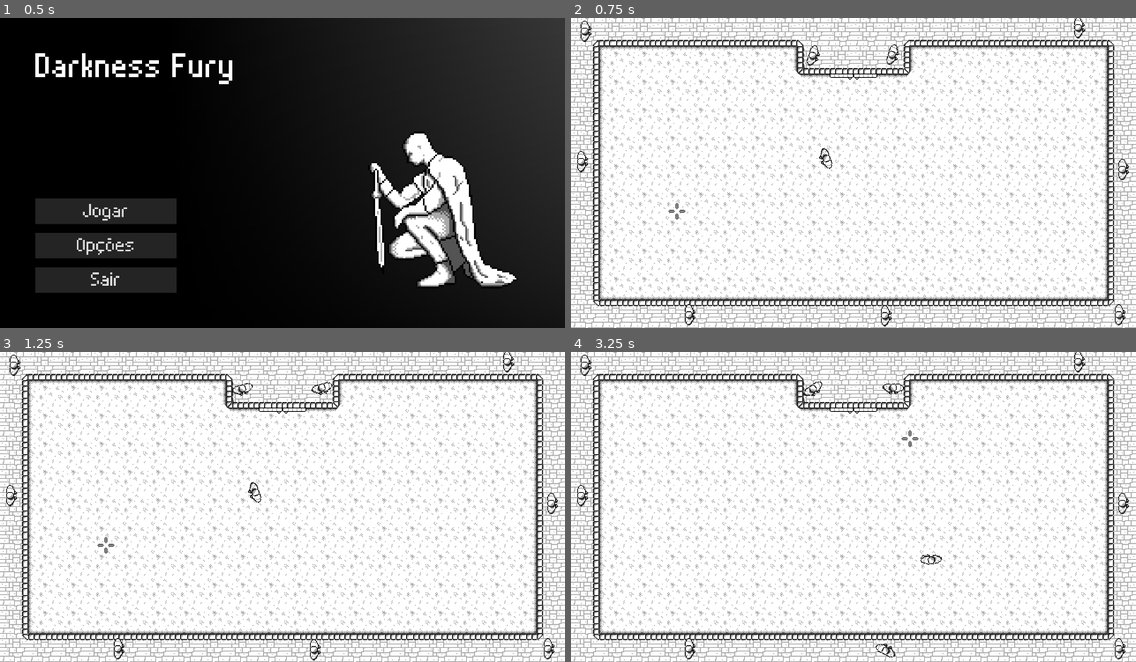
Above: before the commit, frames 1-4 (two rows, left to right).
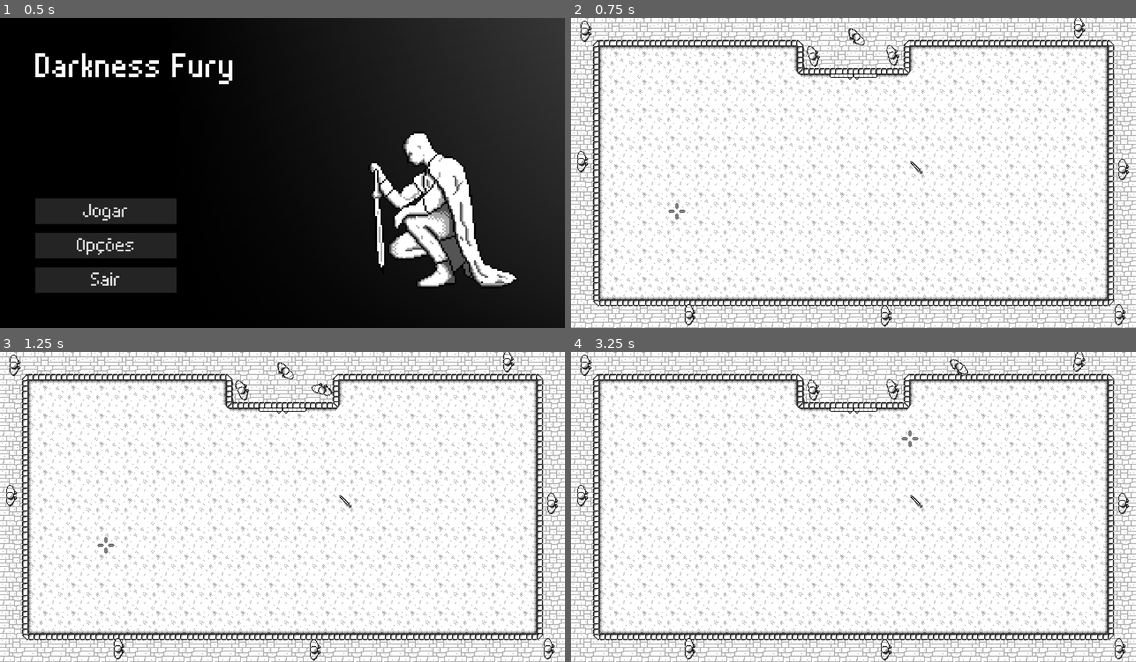
Above: after the commit, the same moments.

Repository: CarlMachado/DarknessFury
Game: Godot game, scene res://scenes/main_menu.tscn
Two runs of this game, one before a commit and one after it. Both use one fixed random seed, a clock stepped at 60 frames per second and the inputs below.
Inputs (mouse positions are in pixels of both pictures, inside the frame that each line leads up to):
- Up to frame 1 (0.5 s): no input
- Up to frame 2 (0.75 s): click "Jogar" at 0.5 s
- Up to frame 3 (1.25 s): no input
- Up to frame 4 (3.25 s): move the mouse to (977, 491) at 1.27 s; hold D (ui_right) 1.28-2.03 s; move the mouse to (740, 522) at 2.02 s; hold S (ui_down) 2.03-2.78 s; move the mouse to (910, 438) at 2.77 s; hold D (ui_right) from 2.78 s (still down)

Frame 1 is identical in both runs. In frame 2, 0.4% of the frame differs, in the area x 41-63%, y 3-51%; in frame 3, 0.4%; in frame 4, 0.6%, in the area x 41-91%, y 0-100%.

Commit message:
corrigido colisão dos tiles

Diff:
--- a/prefabs/player.tscn
+++ b/prefabs/player.tscn
@@ -28,7 +28,9 @@
 "speed": 10.0
 } ]
 
-[node name="player" type="KinematicBody2D"]
+[node name="player" type="KinematicBody2D" groups=[
+"player",
+]]
 script = ExtResource( 1 )
 
 [node name="col_poly" type="CollisionPolygon2D" parent="."]
--- a/prefabs/spear.tscn
+++ /dev/null
@@ -1,29 +0,0 @@
-[gd_scene load_steps=5 format=2]
-
-[ext_resource path="res://sprites/weapon/spear_floor.png" type="Texture" id=1]
-[ext_resource path="res://sprites/weapon/spear_hand.png" type="Texture" id=2]
-
-[sub_resource type="RectangleShape2D" id=1]
-extents = Vector2( 16.1699, 2.9968 )
-
-[sub_resource type="SpriteFrames" id=2]
-animations = [ {
-"frames": [ ExtResource( 1 ) ],
-"loop": true,
-"name": "on_floor",
-"speed": 5.0
-}, {
-"frames": [ ExtResource( 2 ) ],
-"loop": true,
-"name": "hand",
-"speed": 5.0
-} ]
-
-[node name="spear" type="StaticBody2D"]
-
-[node name="col_shape" type="CollisionShape2D" parent="."]
-shape = SubResource( 1 )
-
-[node name="sprite" type="AnimatedSprite" parent="."]
-frames = SubResource( 2 )
-animation = "on_floor"
--- /dev/null
+++ b/prefabs/spear_floor.tscn
@@ -0,0 +1,18 @@
+[gd_scene load_steps=4 format=2]
+
+[ext_resource path="res://scripts/spear_floor.gd" type="Script" id=1]
+[ext_resource path="res://sprites/weapon/spear_floor.png" type="Texture" id=2]
+
+[sub_resource type="RectangleShape2D" id=1]
+extents = Vector2( 8.99158, 3.02806 )
+
+[node name="spear_floor" type="Area2D"]
+script = ExtResource( 1 )
+
+[node name="col_shape" type="CollisionShape2D" parent="."]
+position = Vector2( 6, 0 )
+shape = SubResource( 1 )
+
+[node name="sprite" type="Sprite" parent="."]
+texture = ExtResource( 2 )
+[connection signal="body_entered" from="." to="." method="_on_spear_body_entered"]
--- a/prefabs/tile_arena.tscn
+++ b/prefabs/tile_arena.tscn
@@ -3,7 +3,7 @@
 [ext_resource path="res://sprites/tileset_arena.png" type="Texture" id=1]
 
 [sub_resource type="ConvexPolygonShape2D" id=1]
-points = PoolVector2Array( 0, 0, 32, 0, 32, 32, 0, 32 )
+points = PoolVector2Array( 0, 24.9555, 2.11493, 25.0489, 7.06852, 30.1894, 7.06852, 32, 0, 32 )
 
 [sub_resource type="ConvexPolygonShape2D" id=2]
 points = PoolVector2Array( 0, 2.96747, 0, 0, 32, 0, 25.8945, 3.86472, 7.05222, 3.97688, 4.92123, 5.9957, 3.12674, 5.9957 )
@@ -20,41 +20,41 @@
 [sub_resource type="ConvexPolygonShape2D" id=6]
 points = PoolVector2Array( 21.8636, 0, 32, 0, 27.0041, 0.898941, 27.0041, 20.2459, 28.8734, 21.9283, 28.9669, 23.891, 25.8826, 26.9753, 23.0786, 27.0688, 22.144, 25.8538 )
 
-[sub_resource type="ConvexPolygonShape2D" id=7]
-points = PoolVector2Array( 0, 0, 32, 0, 32, 32, 0, 32 )
-
-[sub_resource type="ConvexPolygonShape2D" id=8]
-points = PoolVector2Array( 0, 0, 32, 0, 32, 32, 0, 32 )
-
-[sub_resource type="ConvexPolygonShape2D" id=9]
-points = PoolVector2Array( 0, 0, 32, 0, 32, 32, 0, 32 )
-
-[sub_resource type="ConvexPolygonShape2D" id=10]
-points = PoolVector2Array( 0, 0, 32, 0, 32, 32, 0, 32 )
-
-[sub_resource type="ConvexPolygonShape2D" id=11]
-points = PoolVector2Array( 0, 0, 32, 0, 32, 32, 0, 32 )
-
-[sub_resource type="ConvexPolygonShape2D" id=12]
-points = PoolVector2Array( 0, 0, 32, 0, 32, 32, 0, 32 )
-
-[sub_resource type="ConvexPolygonShape2D" id=13]
-points = PoolVector2Array( 0, 0, 32, 0, 32, 32, 0, 32 )
-
-[sub_resource type="ConvexPolygonShape2D" id=14]
-points = PoolVector2Array( 0, 0, 32, 0, 32, 32, 0, 32 )
-
-[sub_resource type="ConvexPolygonShape2D" id=15]
-points = PoolVector2Array( 0, 0, 32, 0, 32, 32, 0, 32 )
+[sub_resource type="ConvexPolygonShape2D" id=20]
+points = PoolVector2Array( 24.9628, 1.90271, 24.7759, 0, 32, 0, 32, 6.94975, 30.1033, 7.23015, 27.5798, 4.61316 )
+
+[sub_resource type="ConvexPolygonShape2D" id=21]
+points = PoolVector2Array( 0, 7.18341, 0, 0, 32, 0, 32, 7.18341, 16.3288, 7.18341 )
+
+[sub_resource type="ConvexPolygonShape2D" id=22]
+points = PoolVector2Array( 0, 7.25507, 0, 0, 7.90437, 0, 4.87614, 4.56331 )
+
+[sub_resource type="ConvexPolygonShape2D" id=23]
+points = PoolVector2Array( 7.23145, 32, 0, 32, 0, 0, 7.11928, 0, 7.11928, 15.2653 )
+
+[sub_resource type="ConvexPolygonShape2D" id=24]
+points = PoolVector2Array( 2.85733, 25.6191, 7.11928, 30.554, 7.00713, 32, 0, 32, 0, 24.2732 )
+
+[sub_resource type="ConvexPolygonShape2D" id=25]
+points = PoolVector2Array( 13.884, 25.1704, 32, 24.9461, 32, 32, 0, 32, 0, 25.2826 )
+
+[sub_resource type="ConvexPolygonShape2D" id=26]
+points = PoolVector2Array( 27.5798, 27.5358, 30.1968, 24.9188, 32, 24.8253, 31.8792, 32, 24.4021, 32 )
+
+[sub_resource type="ConvexPolygonShape2D" id=27]
+points = PoolVector2Array( 25.0563, 0, 32, 0, 32, 32, 24.9628, 32, 25.0563, 14.2286 )
+
+[sub_resource type="ConvexPolygonShape2D" id=28]
+points = PoolVector2Array( 0, 0, 6.90874, 0, 7.18913, 25.0136, 32, 25.107, 32, 32, 0, 32 )
 
 [sub_resource type="ConvexPolygonShape2D" id=16]
 points = PoolVector2Array( 32, 0, 32, 0, 32, 2.6983, 28.9021, 6.063, 26.8833, 5.92841, 24.8645, 4.04417, 5.61838, 4.04417, 0, 0 )
 
-[sub_resource type="ConvexPolygonShape2D" id=17]
-points = PoolVector2Array( 0, 0, 32, 0, 32, 32, 0, 32 )
-
-[sub_resource type="ConvexPolygonShape2D" id=18]
-points = PoolVector2Array( 0, 0, 32, 0, 32, 32, 0, 32 )
+[sub_resource type="ConvexPolygonShape2D" id=29]
+points = PoolVector2Array( 32, 32, 24.8754, 32, 25.0997, 30.1521, 30.1468, 25.105, 32, 24.9929 )
+
+[sub_resource type="ConvexPolygonShape2D" id=30]
+points = PoolVector2Array( 32, 32, 0, 32, 0, 24.9575, 24.9875, 24.9575, 25.0997, 0, 32, 0 )
 
 [sub_resource type="TileSet" id=19]
 0/name = "tileset_arena.png 0"
@@ -161,7 +161,7 @@
 "autotile_coord": Vector2( 0, 0 ),
 "one_way": false,
 "one_way_margin": 1.0,
-"shape": SubResource( 17 ),
+"shape": SubResource( 29 ),
 "shape_transform": Transform2D( 1, 0, 0, 1, 0, 0 )
 } ]
 8/z_index = 0
@@ -177,7 +177,7 @@
 "autotile_coord": Vector2( 0, 0 ),
 "one_way": false,
 "one_way_margin": 1.0,
-"shape": SubResource( 18 ),
+"shape": SubResource( 30 ),
 "shape_transform": Transform2D( 1, 0, 0, 1, 0, 0 )
 } ]
 9/z_index = 0
@@ -423,7 +423,7 @@
 "autotile_coord": Vector2( 0, 0 ),
 "one_way": false,
 "one_way_margin": 1.0,
-"shape": SubResource( 7 ),
+"shape": SubResource( 20 ),
 "shape_transform": Transform2D( 1, 0, 0, 1, 0, 0 )
 } ]
 30/z_index = 0
@@ -439,7 +439,7 @@
 "autotile_coord": Vector2( 0, 0 ),
 "one_way": false,
 "one_way_margin": 1.0,
-"shape": SubResource( 8 ),
+"shape": SubResource( 21 ),
 "shape_transform": Transform2D( 1, 0, 0, 1, 0, 0 )
 } ]
 31/z_index = 0
@@ -455,7 +455,7 @@
 "autotile_coord": Vector2( 0, 0 ),
 "one_way": false,
 "one_way_margin": 1.0,
-"shape": SubResource( 9 ),
+"shape": SubResource( 22 ),
 "shape_transform": Transform2D( 1, 0, 0, 1, 0, 0 )
 } ]
 32/z_index = 0
@@ -471,7 +471,7 @@
 "autotile_coord": Vector2( 0, 0 ),
 "one_way": false,
 "one_way_margin": 1.0,
-"shape": SubResource( 10 ),
+"shape": SubResource( 23 ),
 "shape_transform": Transform2D( 1, 0, 0, 1, 0, 0 )
 } ]
 33/z_index = 0
@@ -487,7 +487,7 @@
 "autotile_coord": Vector2( 0, 0 ),
 "one_way": false,
 "one_way_margin": 1.0,
-"shape": SubResource( 11 ),
+"shape": SubResource( 24 ),
 "shape_transform": Transform2D( 1, 0, 0, 1, 0, 0 )
 } ]
 34/z_index = 0
@@ -503,7 +503,7 @@
 "autotile_coord": Vector2( 0, 0 ),
 "one_way": false,
 "one_way_margin": 1.0,
-"shape": SubResource( 12 ),
+"shape": SubResource( 25 ),
 "shape_transform": Transform2D( 1, 0, 0, 1, 0, 0 )
 } ]
 35/z_index = 0
@@ -519,7 +519,7 @@
 "autotile_coord": Vector2( 0, 0 ),
 "one_way": false,
 "one_way_margin": 1.0,
-"shape": SubResource( 13 ),
+"shape": SubResource( 26 ),
 "shape_transform": Transform2D( 1, 0, 0, 1, 0, 0 )
 } ]
 36/z_index = 0
@@ -535,7 +535,7 @@
 "autotile_coord": Vector2( 0, 0 ),
 "one_way": false,
 "one_way_margin": 1.0,
-"shape": SubResource( 14 ),
+"shape": SubResource( 27 ),
 "shape_transform": Transform2D( 1, 0, 0, 1, 0, 0 )
 } ]
 37/z_index = 0
@@ -551,7 +551,7 @@
 "autotile_coord": Vector2( 0, 0 ),
 "one_way": false,
 "one_way_margin": 1.0,
-"shape": SubResource( 15 ),
+"shape": SubResource( 28 ),
 "shape_transform": Transform2D( 1, 0, 0, 1, 0, 0 )
 } ]
 38/z_index = 0
--- a/scenes/levels/arena.tscn
+++ b/scenes/levels/arena.tscn
@@ -1,10 +1,11 @@
-[gd_scene load_steps=6 format=2]
+[gd_scene load_steps=7 format=2]
 
 [ext_resource path="res://scripts/arena.gd" type="Script" id=1]
 [ext_resource path="res://prefabs/tile_arena.tscn" type="PackedScene" id=2]
-[ext_resource path="res://prefabs/player.tscn" type="PackedScene" id=3]
-[ext_resource path="res://scenes/spawn_enemy.tscn" type="PackedScene" id=4]
-[ext_resource path="res://prefabs/mouse_cross.tscn" type="PackedScene" id=5]
+[ext_resource path="res://prefabs/spear_floor.tscn" type="PackedScene" id=3]
+[ext_resource path="res://prefabs/player.tscn" type="PackedScene" id=4]
+[ext_resource path="res://scenes/spawn_enemy.tscn" type="PackedScene" id=5]
+[ext_resource path="res://prefabs/mouse_cross.tscn" type="PackedScene" id=6]
 
 [node name="arena" type="Node2D"]
 scale = Vector2( 2, 2 )
@@ -13,36 +14,44 @@
 [node name="tile_arena" parent="." instance=ExtResource( 2 )]
 tile_data = PoolIntArray( 0, 36, 0, 1, 35, 0, 2, 35, 0, 3, 35, 0, 4, 35, 0, 5, 35, 0, 6, 35, 0, 7, 35, 0, 8, 0, 0, 9, 2 …(3087 unchanged characters)…
 
-[node name="player" parent="." instance=ExtResource( 3 )]
-position = Vector2( 288, 160 )
+[node name="spear" parent="." instance=ExtResource( 3 )]
+position = Vector2( 386.27, 165.158 )
+rotation = 0.811578
+
+[node name="player" parent="." instance=ExtResource( 4 )]
+position = Vector2( 322.211, 22.6316 )
 
 [node name="enemy_spawns" type="Node" parent="."]
+editor/display_folded = true
 
-[node name="spawn_enemy0" parent="enemy_spawns" instance=ExtResource( 4 )]
+[node name="spawn_enemy0" parent="enemy_spawns" instance=ExtResource( 5 )]
+position = Vector2( 34, 30 )
+
+[node name="spawn_enemy1" parent="enemy_spawns" instance=ExtResource( 5 )]
+position = Vector2( 34, 30 )
+
+[node name="spawn_enemy2" parent="enemy_spawns" instance=ExtResource( 5 )]
+position = Vector2( 550, 86 )
+
+[node name="spawn_enemy3" parent="enemy_spawns" instance=ExtResource( 5 )]
+position = Vector2( 730, 84 )
+
+[node name="spawn_enemy4" parent="enemy_spawns" instance=ExtResource( 5 )]
+position = Vector2( 1152, 22 )
+
+[node name="spawn_enemy5" parent="enemy_spawns" instance=ExtResource( 5 )]
+position = Vector2( 1252, 344 )
+
+[node name="spawn_enemy6" parent="enemy_spawns" instance=ExtResource( 5 )]
+position = Vector2( 1244, 674 )
+
+[node name="spawn_enemy7" parent="enemy_spawns" instance=ExtResource( 5 )]
+position = Vector2( 714, 676 )
+
+[node name="spawn_enemy8" parent="enemy_spawns" instance=ExtResource( 5 )]
+position = Vector2( 270, 674 )
+
+[node name="spawn_enemy9" parent="enemy_spawns" instance=ExtResource( 5 )]
 position = Vector2( 26, 326 )
 
-[node name="spawn_enemy1" parent="enemy_spawns" instance=ExtResource( 4 )]
-position = Vector2( 34, 30 )
-
-[node name="spawn_enemy2" parent="enemy_spawns" instance=ExtResource( 4 )]
-position = Vector2( 550, 86 )
-
-[node name="spawn_enemy3" parent="enemy_spawns" instance=ExtResource( 4 )]
-position = Vector2( 730, 84 )
-
-[node name="spawn_enemy4" parent="enemy_spawns" instance=ExtResource( 4 )]
-position = Vector2( 1152, 22 )
-
-[node name="spawn_enemy5" parent="enemy_spawns" instance=ExtResource( 4 )]
-position = Vector2( 1252, 344 )
-
-[node name="spawn_enemy6" parent="enemy_spawns" instance=ExtResource( 4 )]
-position = Vector2( 1244, 674 )
-
-[node name="spawn_enemy7" parent="enemy_spawns" instance=ExtResource( 4 )]
-position = Vector2( 714, 676 )
-
-[node name="spawn_enemy8" parent="enemy_spawns" instance=ExtResource( 4 )]
-position = Vector2( 270, 674 )
-
-[node name="mouse_cross" parent="." instance=ExtResource( 5 )]
+[node name="mouse_cross" parent="." instance=ExtResource( 6 )]
--- /dev/null
+++ b/scripts/spear_floor.gd
@@ -0,0 +1,8 @@
+extends Area2D
+
+func _ready():
+	pass
+
+func _on_spear_body_entered(body):
+	print("pegou")
+	pass # Replace with function body.
